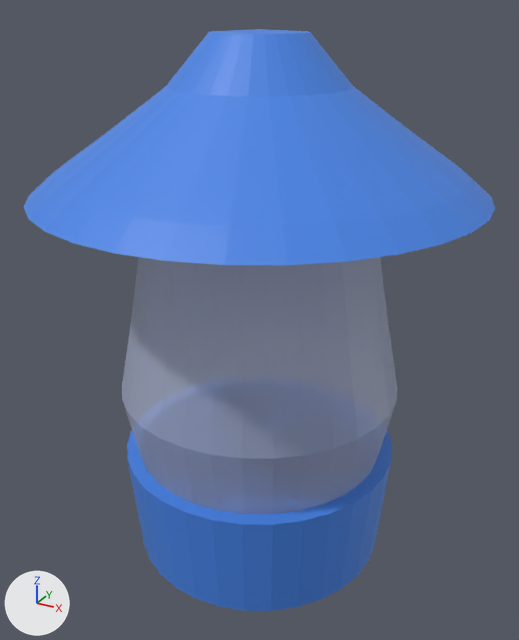
What one commit did to the Blender file DementiaVRExperience/Assets/Models/CampLight.blend.
Both versions are drawn from a camera (50 mm lens) standing at (2.25, -4.09, 3.83) and looking at (0.01, -0.02, 1.79). Lighting does not change. The marker at lower left points along +X, +Y and +Z.

Script lines for the objects in view, before the commit:
```python
me_cylinder = bpy.data.meshes.new('Cylinder')
me_cylinder.from_pydata(...)  # a 32-sided cut cone along z (radius 0.93 at the low end, 1.0 at the high end) spanning x -1.0..1.0, y -1.0..1.0, z -1.0..1.0
me_cylinder.materials.append(mat_plasticblue)  # blue #4685e7
me_cylinder_001 = bpy.data.meshes.new('Cylinder.001')
me_cylinder_001.from_pydata(...)  # 160 vertices, 130 faces; spans x -1.0..1.0, y -1.0..1.0, z -1.2..0.8
me_cylinder_001.materials.append(mat_transparentplastic)
me_cylinder_002 = bpy.data.meshes.new('Cylinder.002')
me_cylinder_002.from_pydata(...)  # 320 vertices, 290 faces; spans x -1.48..1.48, y -1.48..1.48, z -1.0..1.45
me_cylinder_002.materials.append(mat_plasticblue)  # blue #4685e7
ob_base = bpy.data.objects.new('Base', me_cylinder)
ob_base.location = (0.0, 0.0, 0.4)
ob_base.scale = (1.0, 1.0, 0.4)
ob_cylinder = bpy.data.objects.new('Cylinder', me_cylinder_001)
ob_cylinder.location = (0.0, 0.0, 2.0)
ob_cylinder_001 = bpy.data.objects.new('Cylinder.001', me_cylinder_002)
ob_cylinder_001.location = (0.0, 0.0, 3.11)
ob_cylinder_001.scale = (1.0, 1.0, 0.4)
```
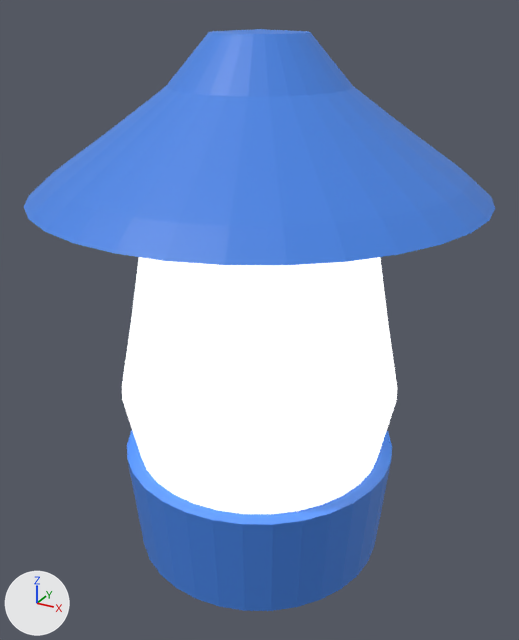
Diff of the bpy script that builds the scene:
```diff
--- a/DementiaVRExperience/Assets/Models/CampLight.blend.py
+++ b/DementiaVRExperience/Assets/Models/CampLight.blend.py
@@ mat_material_001 @@
+mat_material_001 = principled_material('Material.001')
+mat_material_001.base_color = (0.8, 0.8, 0.8)  # white #e7e7e7
+mat_material_001.emission_strength = 1.0
@@ me_cylinder_001 @@
 me_cylinder_001.from_pydata(...)  # 160 vertices, 130 faces; spans x -1.0..1.0, y -1.0..1.0, z -1.2..0.8
-me_cylinder_001.materials.append(mat_transparentplastic)
+me_cylinder_001.materials.append(mat_material_001)  # white #e7e7e7
```

Boxes [x1, y1, x2, y2] around the edits, measured in the pictures (519 x 640 px):
'Cylinder', recoloured
    both: [122, 257, 397, 514]
